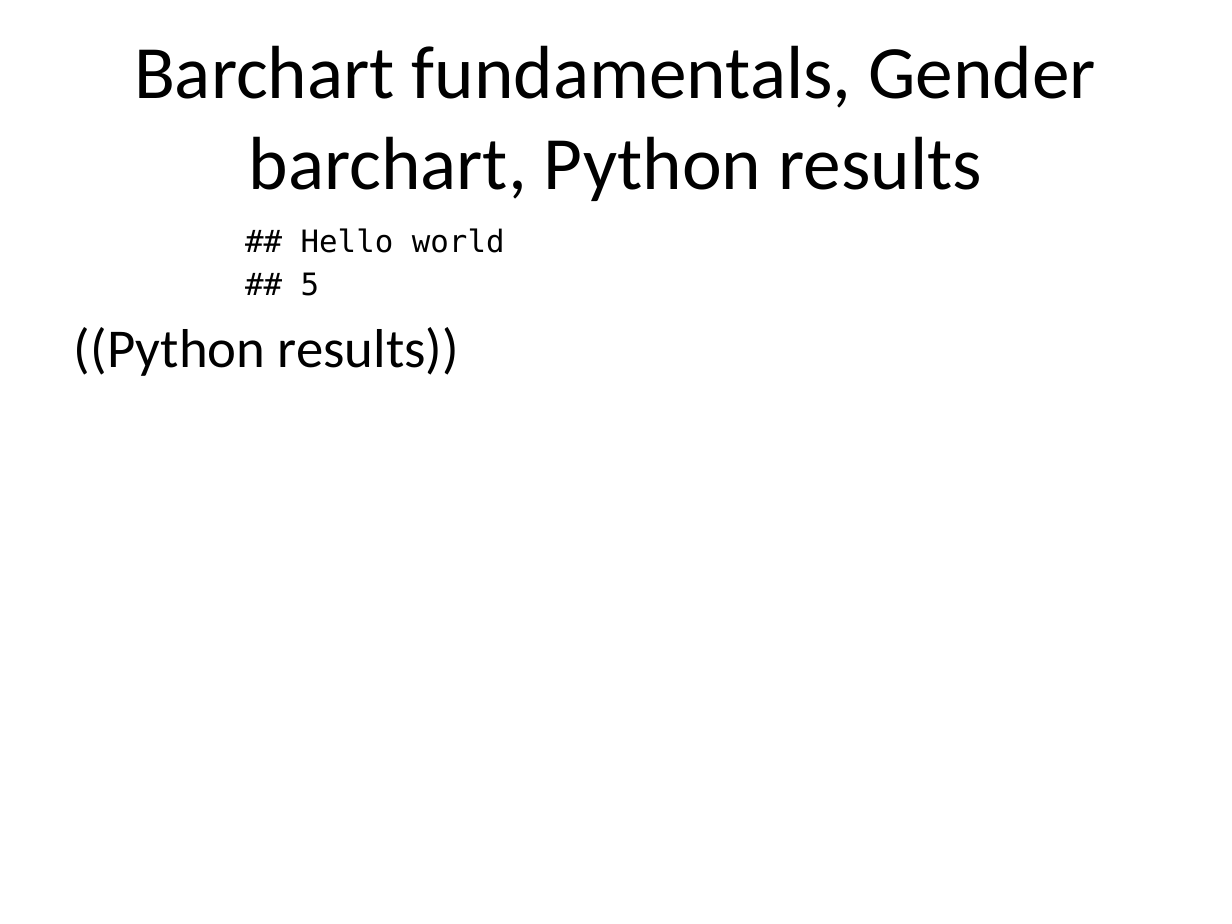
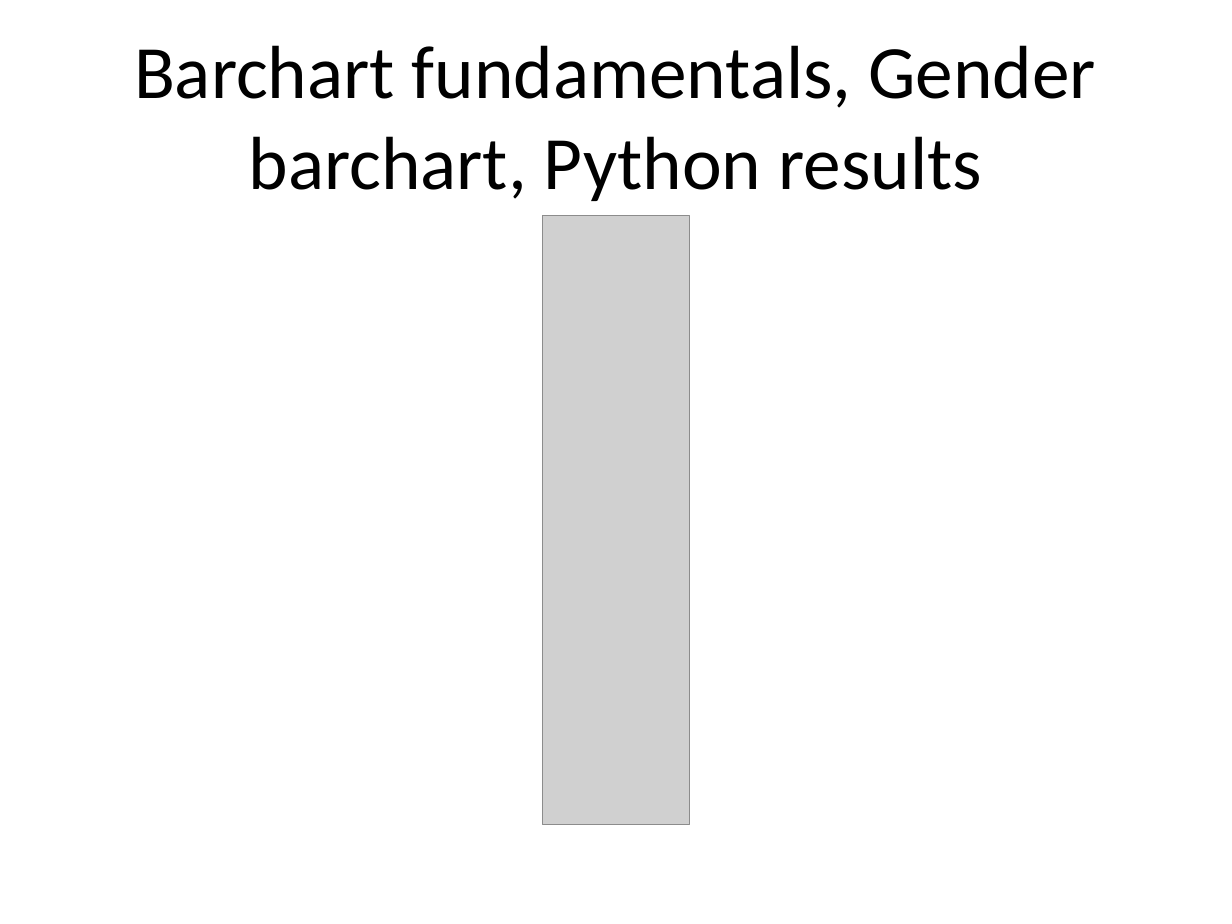
Before and after one commit to pmean/data-visualization, a slide deck: slide 4 of data-viz-02/src/barcharts-fundamentals-draw-gender.pptx. Drawn at 1232x924 pixels with LibreOffice and Linux fonts; fonts in the diff are those of the drawing; grey boxes stand for pictures. Boxes give left, top, right and bottom in pixels: in the first picture for what was removed or moved away, otherwise in the second. Text is boxed around its words. In the diff, an @@ line names an element or a change of style, - is before the commit and + after.

Commit message:
Add Python code to data-viz-02

```diff
--- a/data-viz-02/src/barcharts-fundamentals-draw-gender.pptx
+++ b/data-viz-02/src/barcharts-fundamentals-draw-gender.pptx
@@ text removed at box(74, 228, 505, 376) @@
-## Hello world
-## 5
-((Python results))
@@ picture added at box(542, 216, 689, 824) @@
```
Also in this commit, not shown: 2 other slides changed, 15 slides removed, 4 other files.
